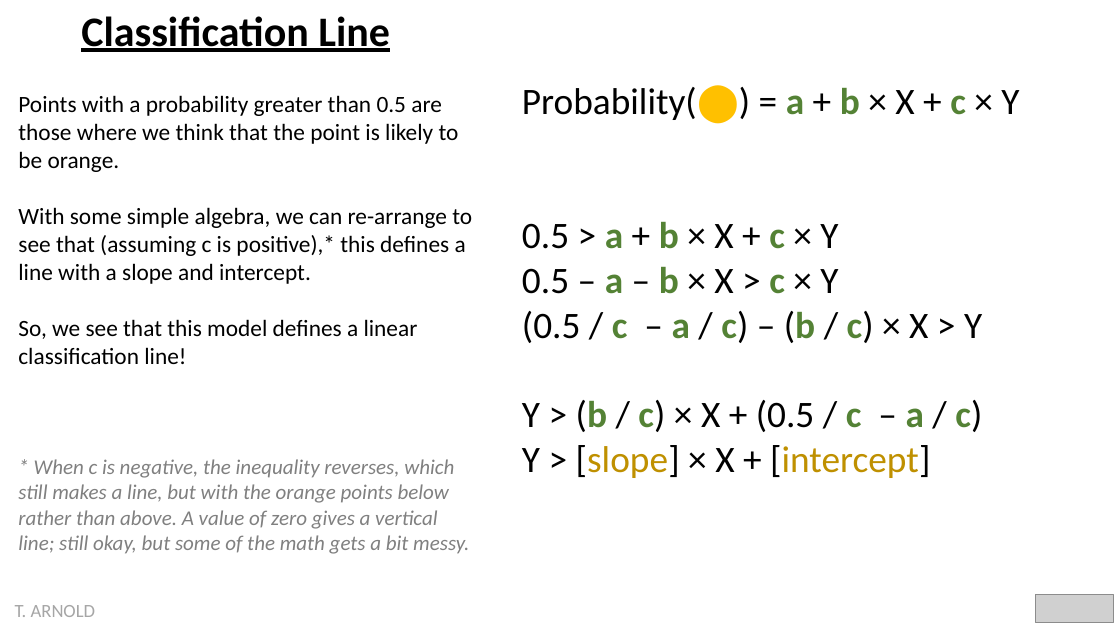
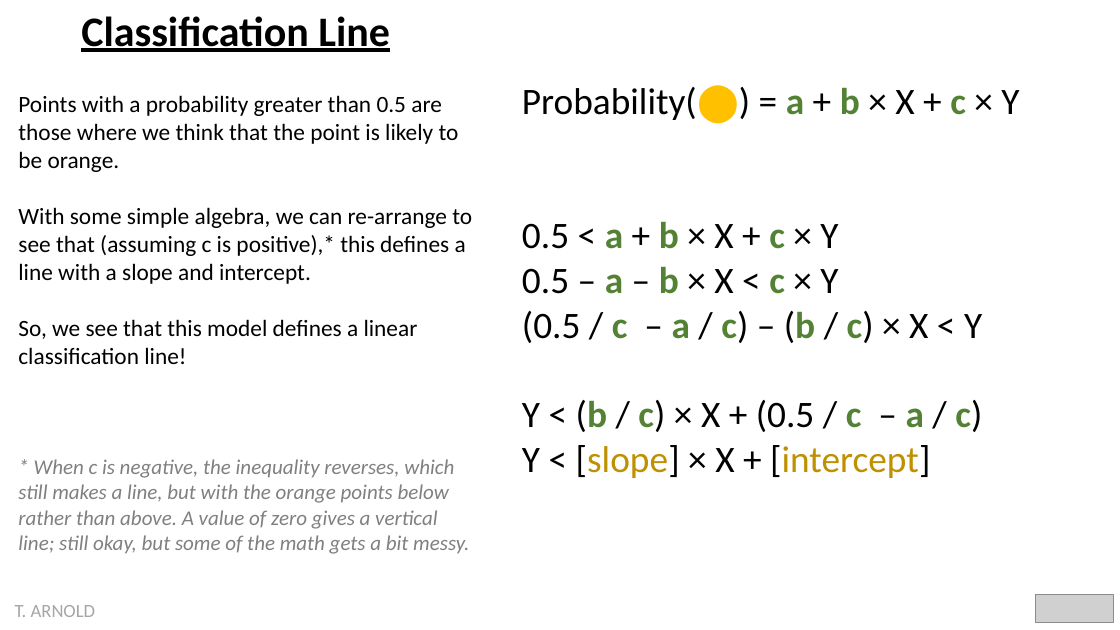
Before and after one commit to statsmaths/dsst389-s22, a slide deck: slide 16 of extra/ml1.pptx. Drawn at 1120x630 pixels with LibreOffice and Linux fonts; fonts in the diff are those of the drawing; grey boxes stand for pictures. Boxes give left, top, right and bottom in pixels: in the first picture for what was removed or moved away, otherwise in the second. Text is boxed around its words. In the diff, an @@ line names an element or a change of style, - is before the commit and + after.

```diff
--- a/extra/ml1.pptx
+++ b/extra/ml1.pptx
@@ text at (522, 221, 982, 478): text changed @@
-0.5 > a + b × X + c × Y
-0.5 – a – b × X > c × Y
-(0.5 / c – a / c) – (b / c) × X > Y
-Y > (b / c) × X + (0.5 / c – a / c)
-Y > [slope] × X + [intercept]
+0.5 < a + b × X + c × Y
+0.5 – a – b × X < c × Y
+(0.5 / c – a / c) – (b / c) × X < Y
+Y < (b / c) × X + (0.5 / c – a / c)
+Y < [slope] × X + [intercept]
```
Also in this commit, not shown: 2 other slides changed, 7 other files.
